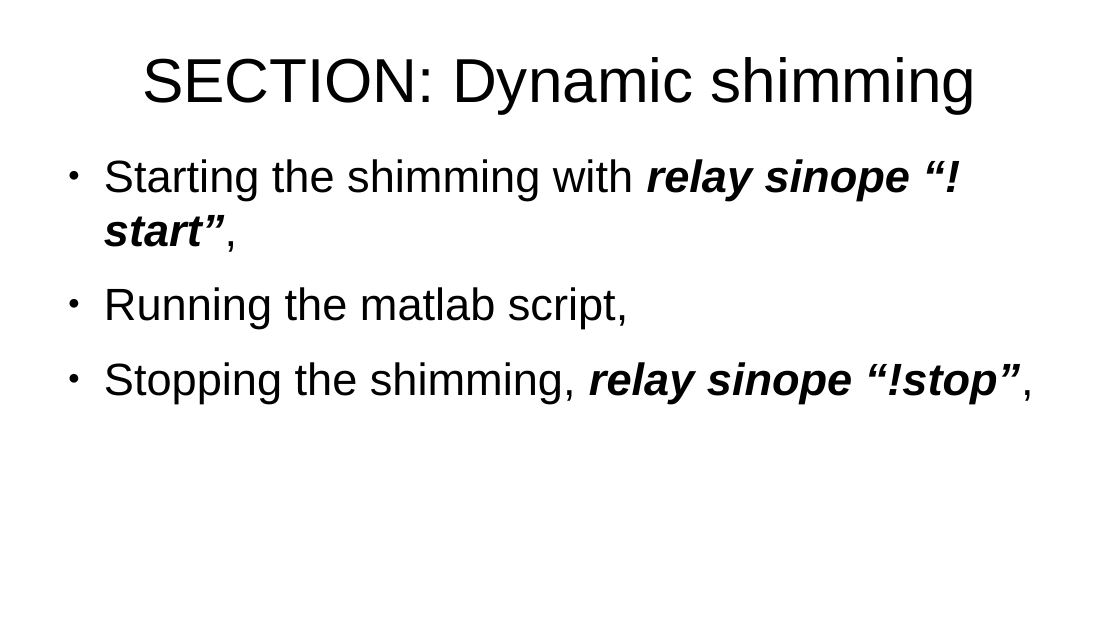
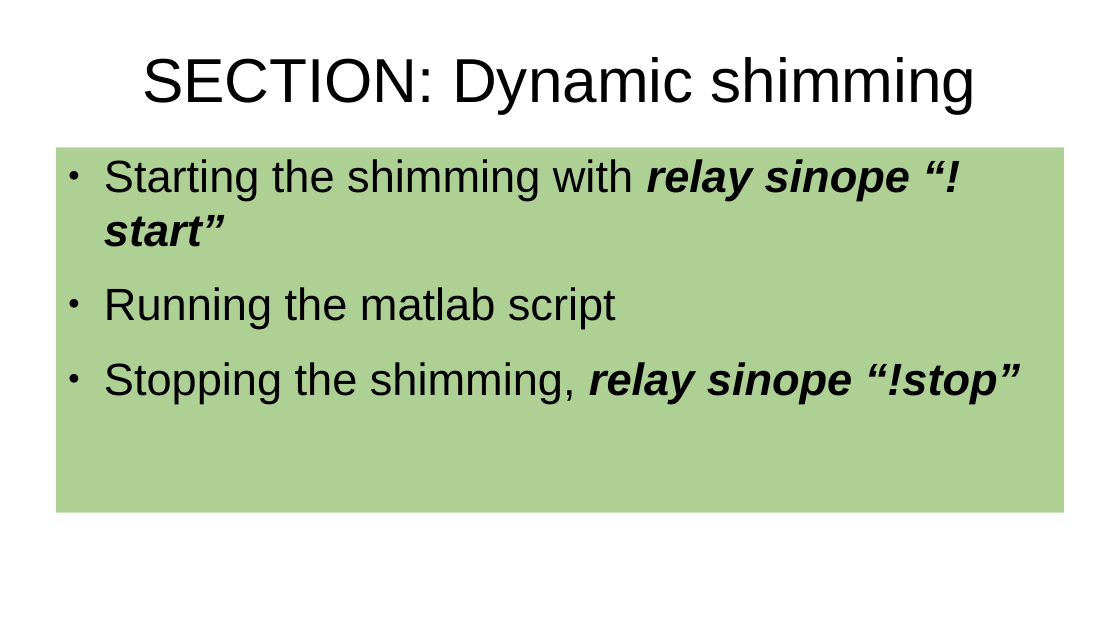
Before and after one commit to seventeenmagpie/skope-mrshim, a slide deck: slide 27 of shimmer/docs/user_guide_with_images.odp. Drawn at 1120x630 pixels with LibreOffice and Linux fonts; fonts in the diff are those of the drawing. Boxes give left, top, right and bottom in pixels: in the first picture for what was removed or moved away, otherwise in the second. Text is boxed around its words. In the diff, an @@ line names an element or a change of style, - is before the commit and + after.

Commit message:
Final version before back in September  - Ran code through style enforcer,  - Added network diagram and file structure screenshot to powerpoint,    made various other edits,  - Tested code on MRShim laptop, fixed bugs, also fixed python control    examples,

```diff
--- a/shimmer/docs/user_guide_with_images.odp
+++ b/shimmer/docs/user_guide_with_images.odp
@@ text "Starting the shimming with relay ...": place and size @@
-text "Starting the shimming with relay ..." at [104, 159, 1034, 403]
+text "Starting the shimming with relay ..." at [56, 147, 1064, 513]
@@ text "Starting the shimming with relay ..." at [56, 147, 1064, 513]: fill none to #AFD095 @@
@@ text at [104, 159, 1020, 403]: text changed @@
-● Starting the shimming with relay sinope “!start”,
-● Running the matlab script,
-● Stopping the shimming, relay sinope “!stop”,
+● Starting the shimming with relay sinope “!start”
+● Running the matlab script
+● Stopping the shimming, relay sinope “!stop”
```
Also in this commit, not shown: 11 other slides changed, 1 slide added, 1 slide removed, 8 other files.
